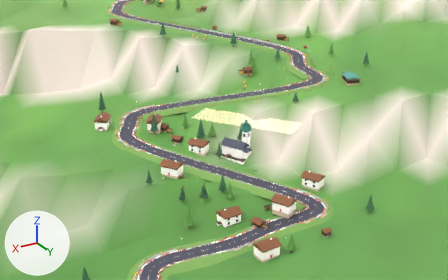
A saved change to the glTF model frontend/projects/ride/public/courses/sellaronda.glb.
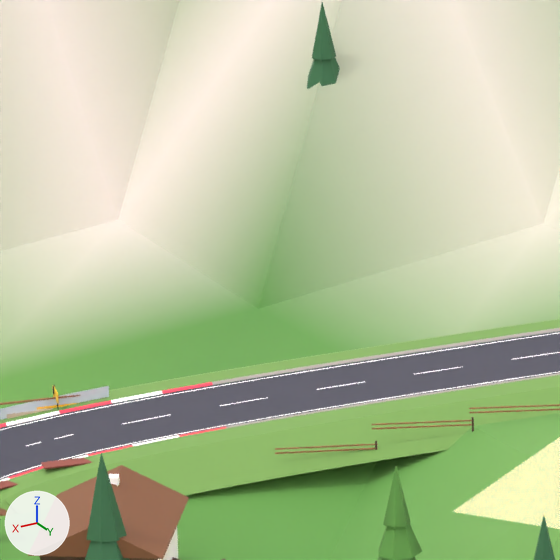
Each version appears first from a camera (50 mm lens) standing at (-1040.9, 205.0, 217.5) and looking at (-1263.9, -166.6, 31.6), and next in a close-up on the part from 32% to 45% of the width and 23% to 44% of the height. The lights are fixed; the arrows at lower left show +X, +Y and +Z. The older version's two pictures come first. Where no turn or scale is listed for an object, it has been applied to the vertices. Vertices at exactly the same position are counted once.

The first close-up shows 'Fences_045', 'Ground_022', 'Land_011', 'Solid_045', 'Walls_045'.
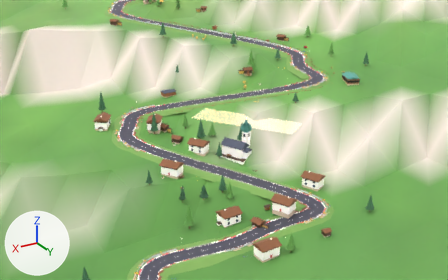
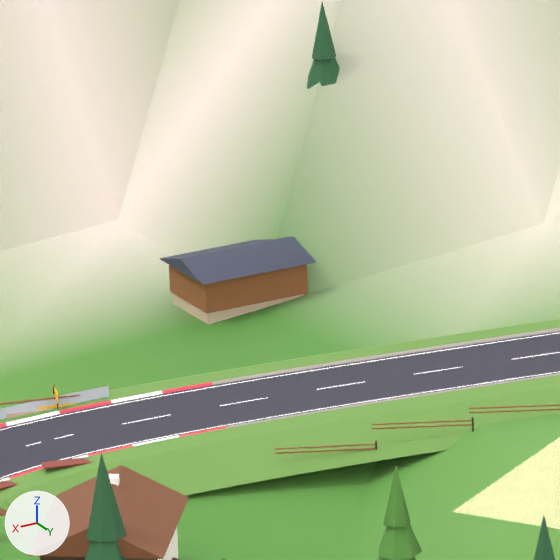
Boxes [x1, y1, x2, y2] around the edits, measured in the close-ups (560 x 560 px):
'Walls_045', reshaped
    before: [0, 395, 560, 560]
    after: [0, 264, 560, 560]
part 1 of me_solid_045, added
    after: [159, 237, 316, 285]
part 2 of me_walls_045, added (brown)
    after: [169, 264, 308, 324]

The change, as a diff of the scene's bpy script:
```diff
--- a/frontend/projects/ride/public/courses/sellaronda.glb.py
+++ b/frontend/projects/ride/public/courses/sellaronda.glb.py
@@ me_solid_045 @@
 # used by ob_solid_045; location = (-1374.71, -110.25, 39.52)
-me_solid_045.from_pydata(...)  # 1721 vertices, 1914 faces; spans x 0.0..199.0, y -130.0..0.0, z 0.0..46.0
+me_solid_045.from_pydata(...)  # 1727 vertices, 1920 faces; spans x 0.0..199.0, y -130.0..0.0, z 0.0..46.0
+# me_solid_045 part 1: the loose piece of 6 vertices spanning x 0.0..16.0, y -44.0..-25.0, z 32.0..33.0 is copied, and the copy is turned -64.8 degrees about the z axis through its middle and scaled by 0.736, then moved by (119.0, -82.0, -16.0); it spans x 122.0..133.0, y -121.0..-112.0, z 16.0..18.0
 me_solid_045.materials.append(mat_solid)
@@ me_walls_045 @@
 # used by ob_walls_045; location = (-1373.83, -112.5, 37.28)
-me_walls_045.from_pydata(...)  # 1284 vertices, 1566 faces; spans x 0.0..200.0, y -103.0..0.0, z 0.0..35.0
+me_walls_045.from_pydata(...)  # 1300 vertices, 1586 faces; spans x 0.0..200.0, y -118.0..0.0, z 0.0..35.0
+# me_walls_045 part 2
+# 16 vertices are added at x 121.0..131.0, y -118.0..-111.0, z 14.0..19.0
+# 20 new faces join them
 me_walls_045.materials.append(mat_walls)
```
